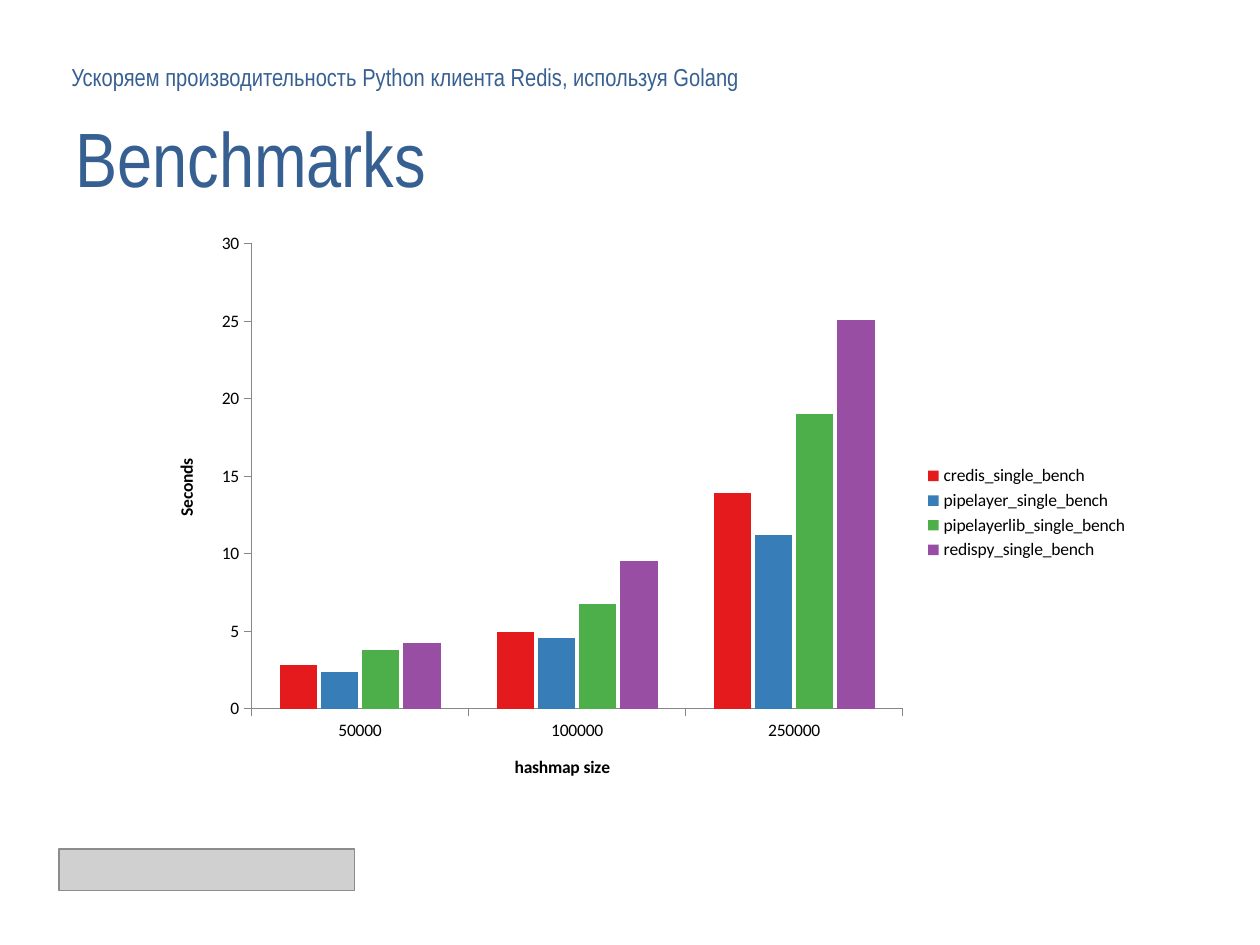
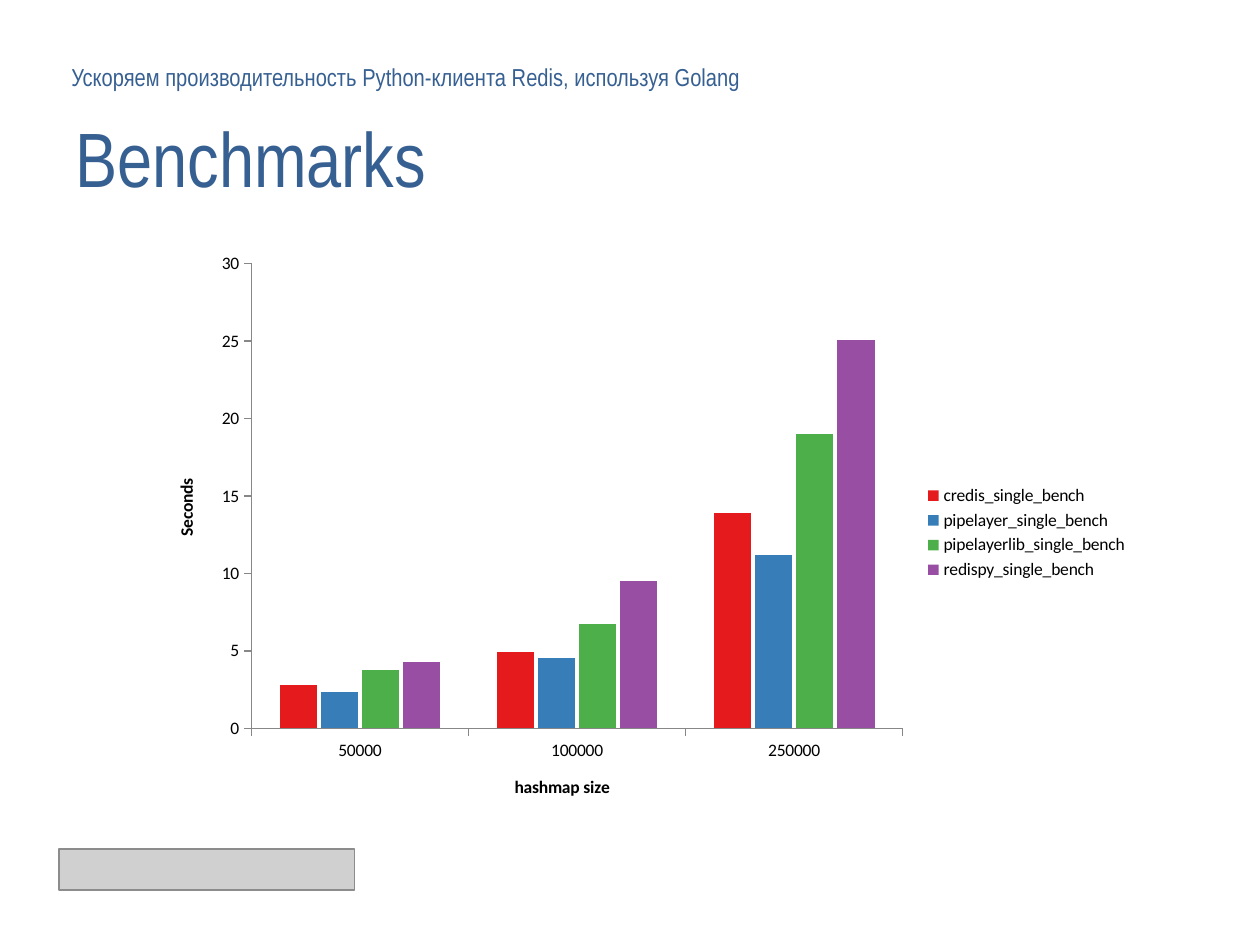
Before and after one commit to deslum/gopipe, a slide deck: slide 13 of presentation.odp (slide 12 before the commit). Drawn at 1260x945 pixels with LibreOffice and Linux fonts; fonts in the diff are those of the drawing; grey boxes stand for pictures; background and template pictures are left out. Boxes give left, top, right and bottom in pixels: in the first picture for what was removed or moved away, otherwise in the second. Text is boxed around its words. In the diff, an @@ line names an element or a change of style, - is before the commit and + after.

```diff
--- a/presentation.odp
+++ b/presentation.odp
@@ free "Ускоряем производительность Python-клиента Redis, используя ...": place and size @@
-free "Ускоряем производительность Python-клиента Redis, используя ..." at [71,68,738,91]
+free "Ускоряем производительность Python-клиента Redis, используя ..." at [59,59,1193,98]
@@ text in free at [71,68,740,91]: text changed @@
-Ускоряем производительность Python клиента Redis, используя Golang
+Ускоряем производительность Python-клиента Redis, используя Golang
@@ column chart at [150,242,1142,823] @@
@@ category axis changed @@
@@ column chart: place and size @@
-column chart at [150,222,1142,803]
+column chart at [150,242,1142,823]
```
Also in this commit, not shown: 19 other slides changed, 3 slides added, 1 slide removed, 4 other files.
